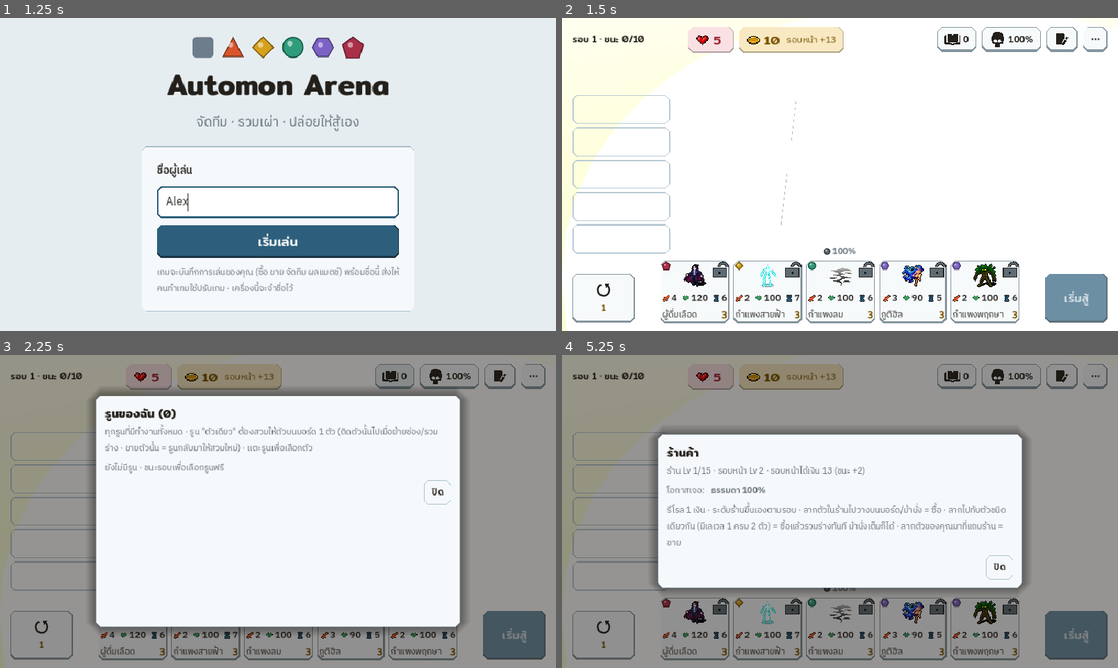
Above: before the commit, frames 1-4 (two rows, left to right).
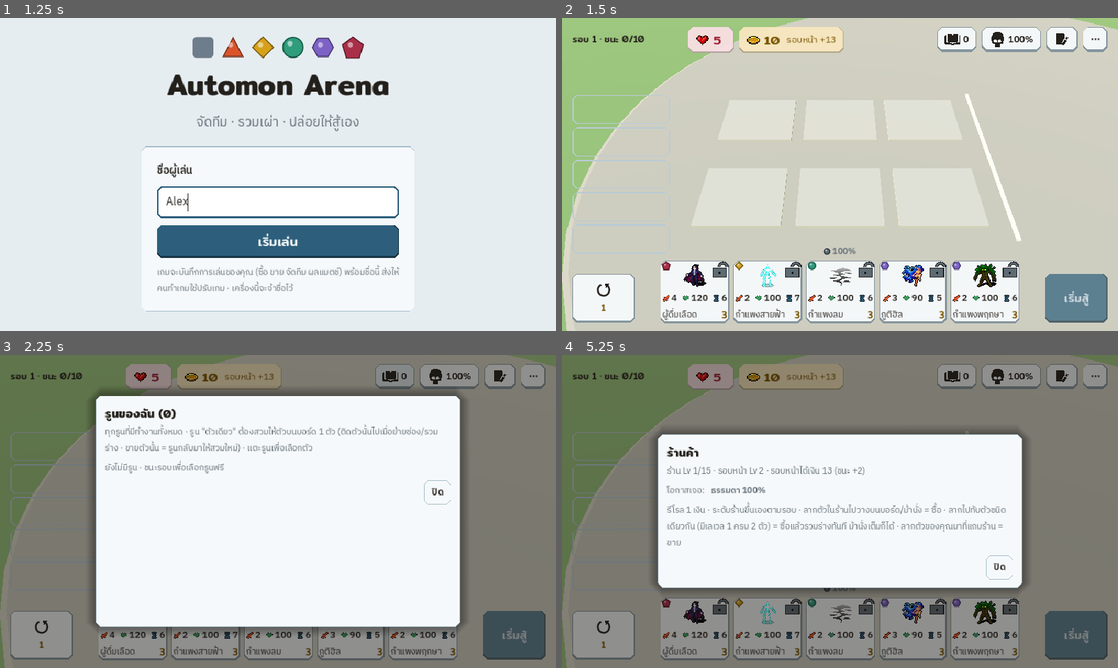
Above: after the commit, the same moments.

Repository: nuttratts-code/automon-arena
Game: Godot game, scene res://scenes/main.tscn
Two runs of this game, one before a commit and one after it. Both use one fixed random seed, a clock stepped at 60 frames per second and the inputs below.
Inputs (mouse positions are in pixels of both pictures, inside the frame that each line leads up to):
- Up to frame 1 (1.25 s): click (278, 202) at 0.52 s; type "Alex" at 0.6 s
- Up to frame 2 (1.5 s): click "เริ่มเล่น" at 1.25 s
- Up to frame 3 (2.25 s): click "0" at 2 s
- Up to frame 4 (5.25 s): click "100%" at 2.75 s; click (1062, 376) at 3.5 s; click "⋯" at 4.25 s; click (840, 589) at 5 s

Frame 1 is identical in both runs. In frame 2, 79% of the frame differs, in the area x 0-100%, y 0-100%; in frame 3, 35%; in frame 4, 46%.

Commit message:
Set 214: find-cause white 3D floor — shadowed sun drawn in sRGB space (3-5x bright) + camera-distance fog; sun shadows off, depth fog behind the board
Evidence + probe: claude/preview-set214/notes.md. Godot tests 59/59, shots 1366/844/667 light + 844 dark AUDIT clean, MOVE CHECK PASS.
ripple: grep fog/shadow_enabled/ambient_light across godot tests + claude docs + src — only stage3d.gd and set 213 notes (finding, kept as history)

Co-Authored-By: Claude Opus 5.5 <noreply@anthropic.com>

Diff:
--- a/godot/scripts/ui/stage3d.gd
+++ b/godot/scripts/ui/stage3d.gd
@@ -126,12 +126,19 @@
 	sky.sky_material = sky_mat
 	env.background_mode = Environment.BG_SKY
 	env.sky = sky
+	# set 214 (find-cause): with AMBIENT_SOURCE_SKY, ambient_light_energy changed nothing (measured) — the sky alone sets
+	# the ambient, so the old 0.55 / 0.8 knob is gone; ambient_light_sky_contribution is the real one (1.0 = default).
 	env.ambient_light_source = Environment.AMBIENT_SOURCE_SKY
-	env.ambient_light_energy = 0.55 if dark else 0.8
 	env.tonemap_mode = Environment.TONE_MAPPER_FILMIC
-	env.fog_enabled = true # a little depth haze toward the back (art-look §1 item 4)
+	# a little depth haze toward the back only (art-look §1 item 4). Set 214: the old exponential fog (density 0.012) is
+	# counted from the camera, which sits 20–36 units away, so the board itself got ~30 % near-white haze. Depth mode
+	# starts the haze behind the board (the farthest slot is < 30 units away in both poses).
+	env.fog_enabled = true
+	env.fog_mode = Environment.FOG_MODE_DEPTH
 	env.fog_light_color = sky_mat.sky_horizon_color
-	env.fog_density = 0.012
+	env.fog_depth_begin = 34.0
+	env.fog_depth_end = 110.0
+	env.fog_density = 0.6 # depth mode: the most haze reached at fog_depth_end
 	env_node = WorldEnvironment.new()
 	env_node.environment = env
 	add_child(env_node)
@@ -139,7 +146,10 @@
 	sun.name = "Sun"
 	sun.light_energy = 0.7 if dark else 1.15
 	sun.light_color = Color("#c9d4ff") if dark else Color("#fff1d6")
-	sun.shadow_enabled = true
+	# set 214 (find-cause): in the gl_compatibility renderer a shadowed sun is drawn in an extra pass that is added in
+	# sRGB space, not linear (measured: the added light matches sRGB addition to the unit) → 3–5× too bright, the plaza
+	# went pure white. Glow / HDR 2D did not change it. Units keep their blob shadow, so the sun casts no shadow.
+	sun.shadow_enabled = false
 	add_child(sun)
 	sun.basis = Basis.looking_at(Vector3(0.55, -0.72, -0.42).normalized(), Vector3.UP)
 	cam = Camera3D.new()
Not shown, added: claude/preview-set214/notes.md
